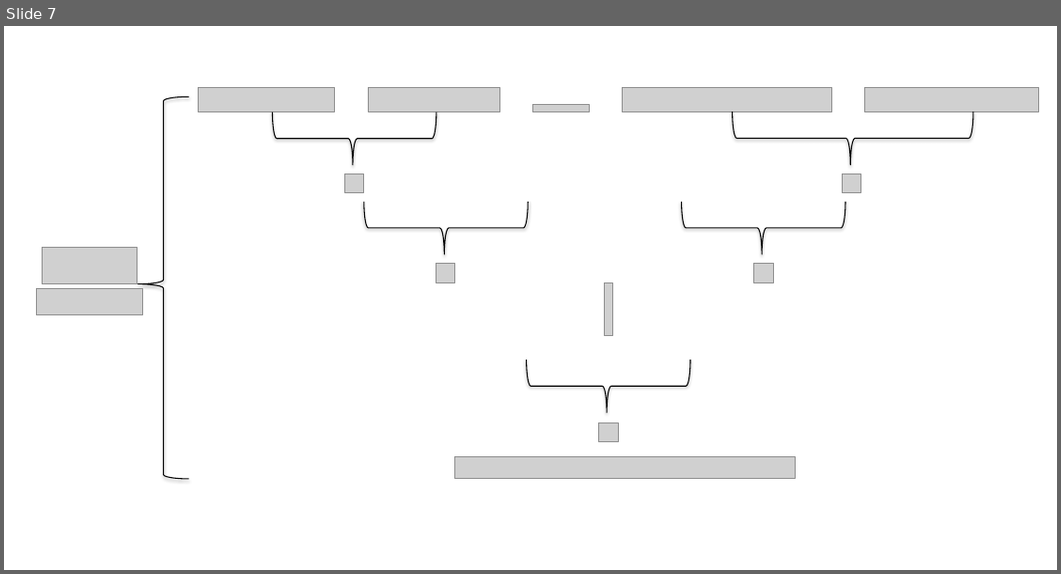
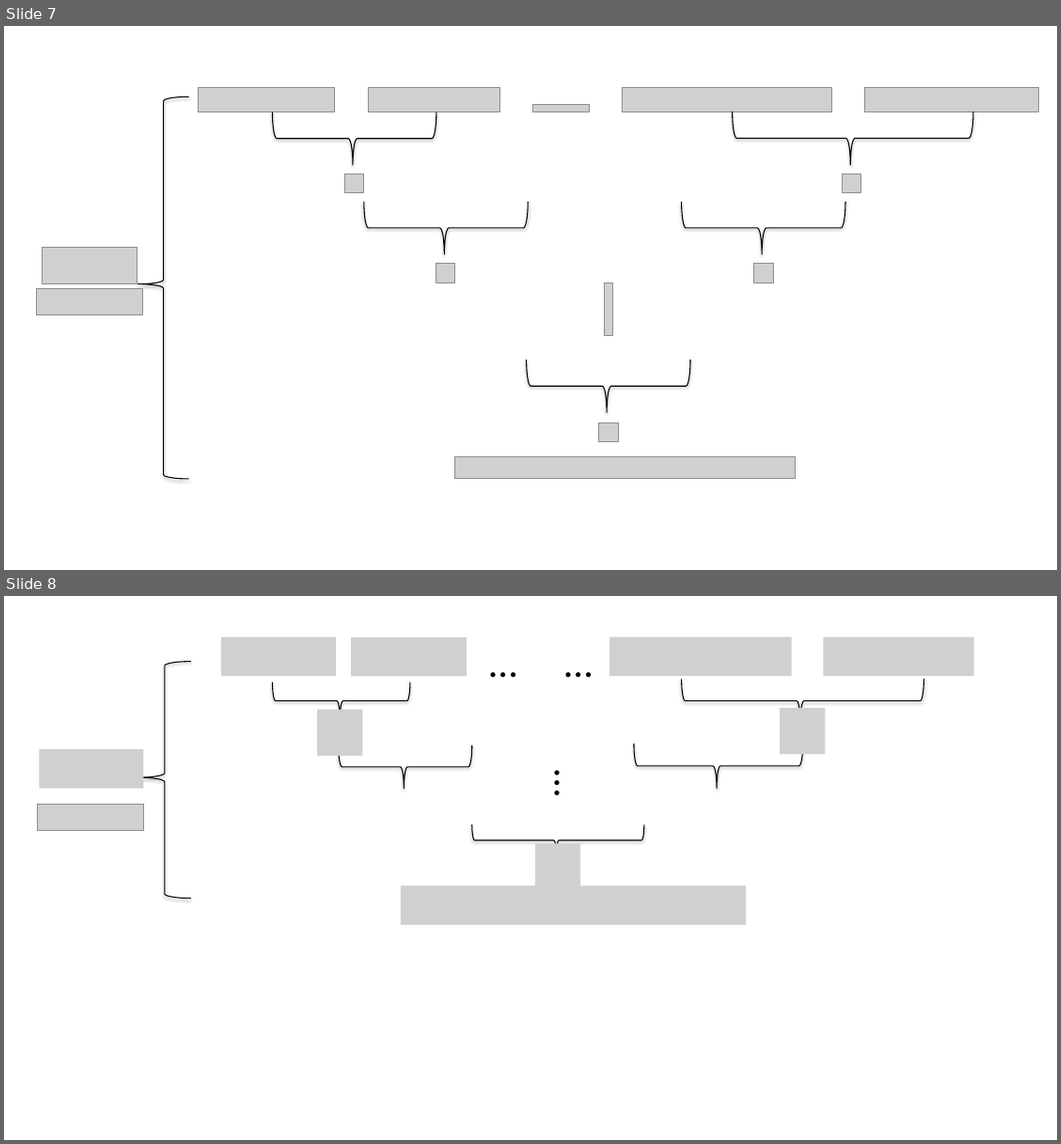
Before and after one commit to amrita94/Crypt-epsilon-Crypto-Assisted-Differential-Privacy, a slide deck: CryptE_Diag.pptx. Shown one above the other, each under a label of ours: slide 7 before the commit, slides 7 and 8 after it. The pictures are 1061x574 and 1061x1144 pixels, drawn with LibreOffice and Linux fonts; fonts in the diff are those of the drawing; grey boxes stand for pictures. Boxes give left, top, right and bottom in pixels: in the first picture for what was removed or moved away, otherwise in the second. Text is boxed around its words. In the diff, an @@ line names an element or a change of style, - is before the commit and + after.

Commit message:
ppt changes

```diff
--- a/CryptE_Diag.pptx
+++ b/CryptE_Diag.pptx
@@ slide 8 added at (4, 596, 1057, 1140), background #FFFFFF @@
@@ picture added at (221, 637, 336, 677) @@
@@ picture added at (351, 637, 466, 677) @@
@@ text added at (482, 633, 525, 689), 40 pt, text #000000 @@
+…
@@ text added at (558, 633, 600, 689), 40 pt, text #000000 @@
+…
@@ picture added at (609, 637, 791, 677) @@
@@ picture added at (823, 637, 974, 677) @@
@@ left brace added at (138, 662, 191, 899), outline #000000 1 pt @@
@@ left brace added at (681, 679, 923, 724), outline #000000 1 pt @@
@@ left brace added at (273, 682, 411, 720), outline #000000 1 pt @@
@@ picture added at (780, 708, 825, 754) @@
@@ picture added at (317, 709, 362, 756) @@
@@ picture added at (39, 749, 143, 789) @@
@@ left brace added at (339, 746, 472, 789), outline #000000 1 pt @@
@@ text added at (543, 762, 599, 805), 40 pt, text #000000 @@
+…
@@ left brace added at (634, 744, 803, 789), outline #000000 1 pt @@
@@ picture added at (38, 804, 143, 830) @@
@@ left brace added at (472, 824, 644, 856), outline #000000 1 pt @@
@@ picture added at (535, 843, 580, 890) @@
@@ picture added at (401, 886, 746, 926) @@
```
